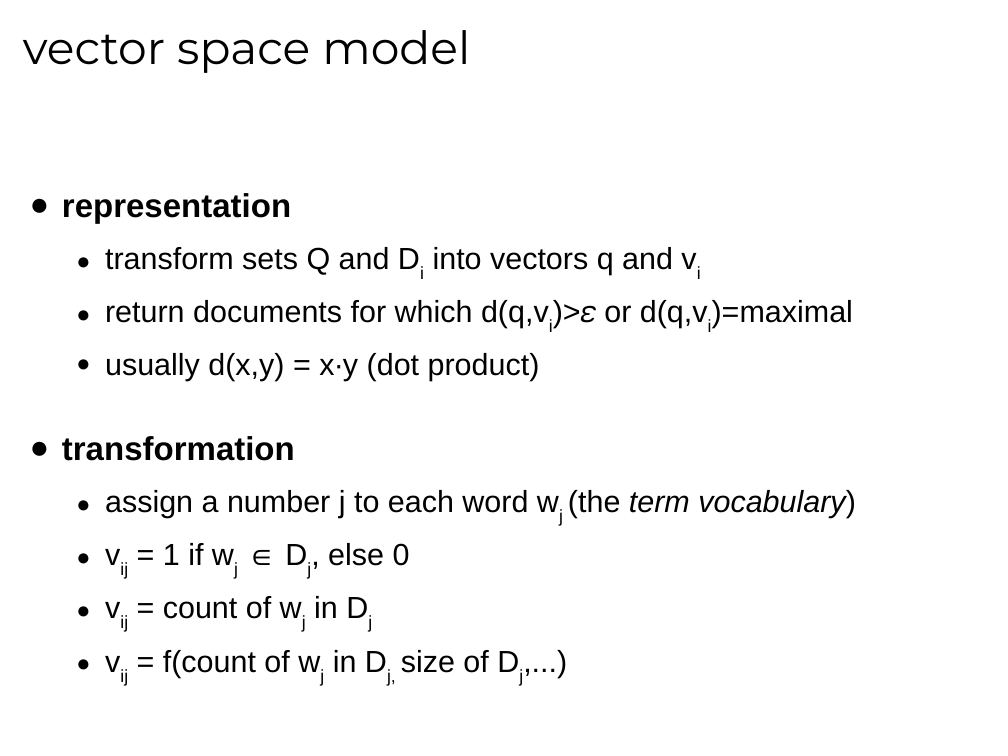
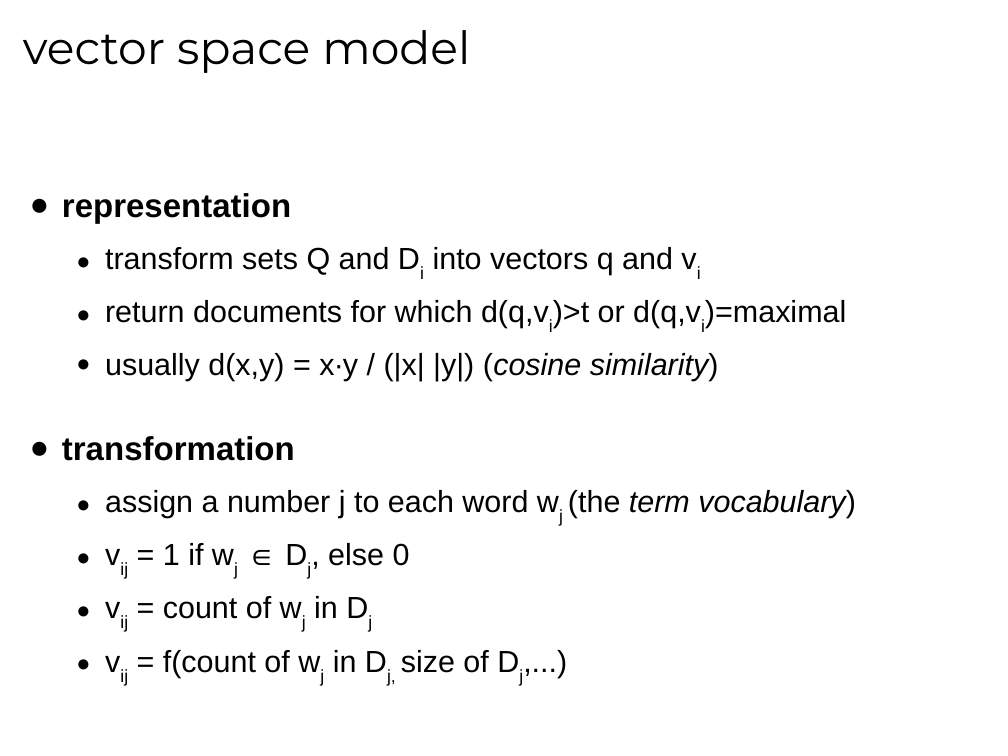
Before and after one commit to tmbdev-teaching/teaching-mmir, a slide deck: slide 17 of 01-textir.odp. Drawn at 1008x756 pixels with LibreOffice and Linux fonts; fonts in the diff are those of the drawing. Boxes give left, top, right and bottom in pixels: in the first picture for what was removed or moved away, otherwise in the second. Text is boxed around its words. In the diff, an @@ line names an element or a change of style, - is before the commit and + after.

```diff
--- a/01-textir.odp
+++ b/01-textir.odp
@@ text at (105,300,846,381): text changed @@
-  ● return documents for which d(q,vi)>𝜀 or d(q,vi)=maximal
-  ● usually d(x,y) = x∙y (dot product)
+  ● return documents for which d(q,vi)>t or d(q,vi)=maximal
+  ● usually d(x,y) = x∙y / (|x| |y|) (cosine similarity)
```
Also in this commit, not shown: 3 other slides changed, 1 slide added, 1 slide removed, 3 other files.
